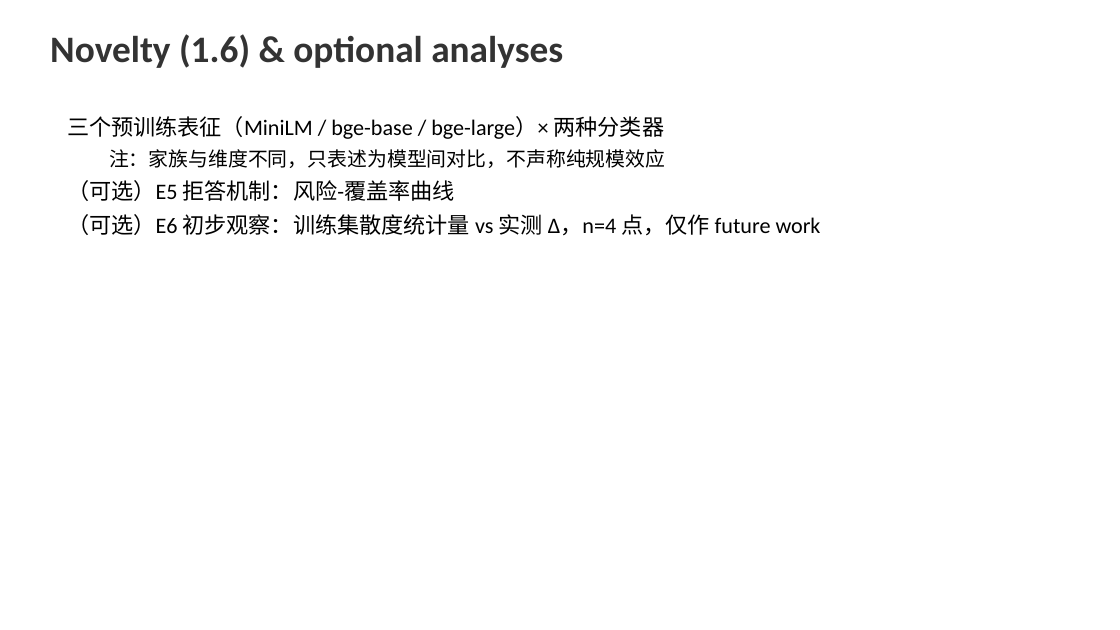
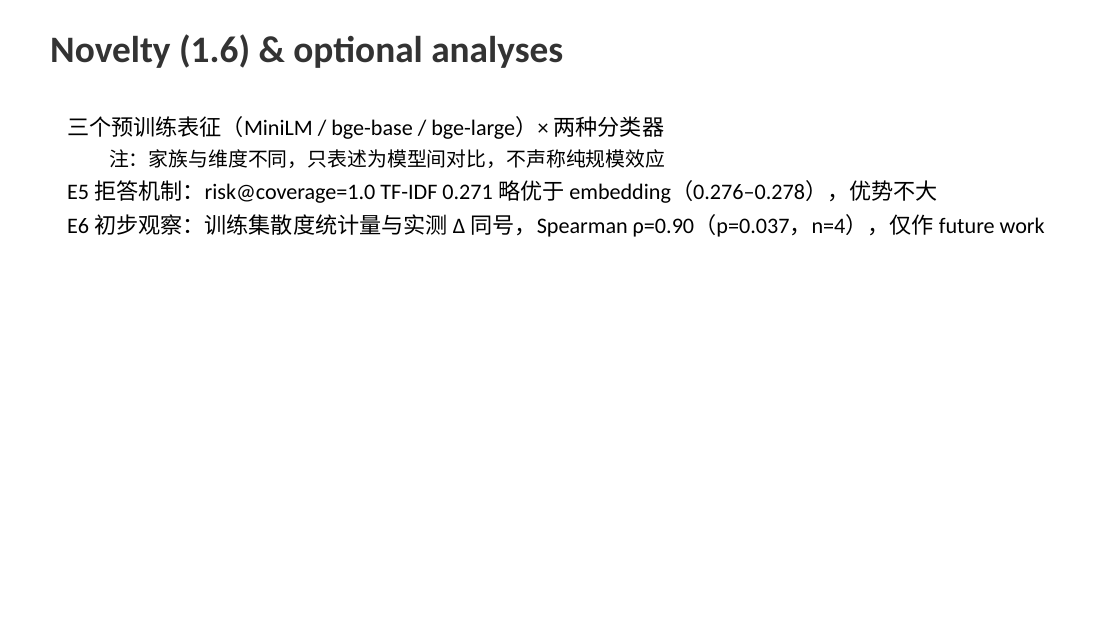
Before and after one commit to FauReam/text-monitor-436, a slide deck: slide 10 of slides/final.pptx. Drawn at 1120x630 pixels with LibreOffice and Linux fonts; fonts in the diff are those of the drawing. Boxes give left, top, right and bottom in pixels: in the first picture for what was removed or moved away, otherwise in the second. Text is boxed around its words. In the diff, an @@ line names an element or a change of style, - is before the commit and + after.

```diff
--- a/slides/final.pptx
+++ b/slides/final.pptx
@@ text at (67, 180, 1045, 237): text changed @@
-（可选）E5 拒答机制：风险-覆盖率曲线
-（可选）E6 初步观察：训练集散度统计量 vs 实测 Δ，n=4 点，仅作 future work
+E5 拒答机制：risk@coverage=1.0 TF-IDF 0.271 略优于 embedding（0.276–0.278），优势不大
+E6 初步观察：训练集散度统计量与实测 Δ 同号，Spearman ρ=0.90（p=0.037，n=4），仅作 future work
```
Also in this commit, not shown: 7 other slides changed, 2 slides added, 2 slides removed, 44 other files.
